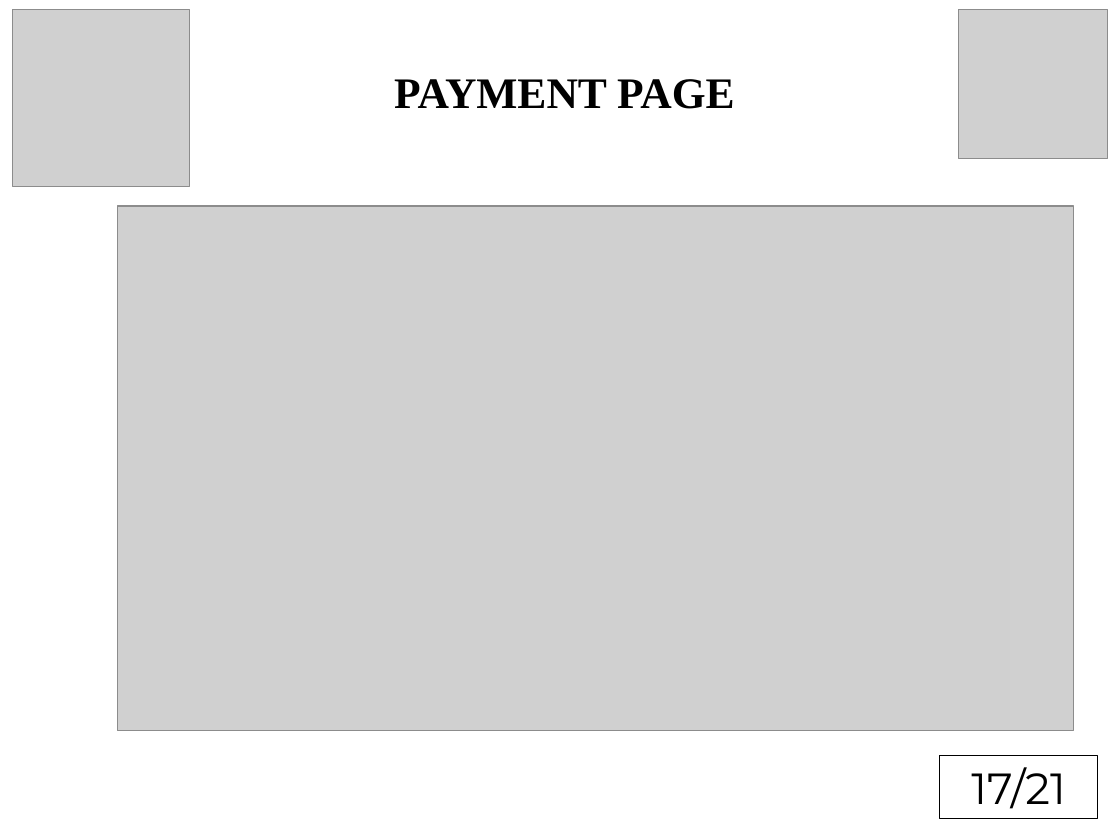
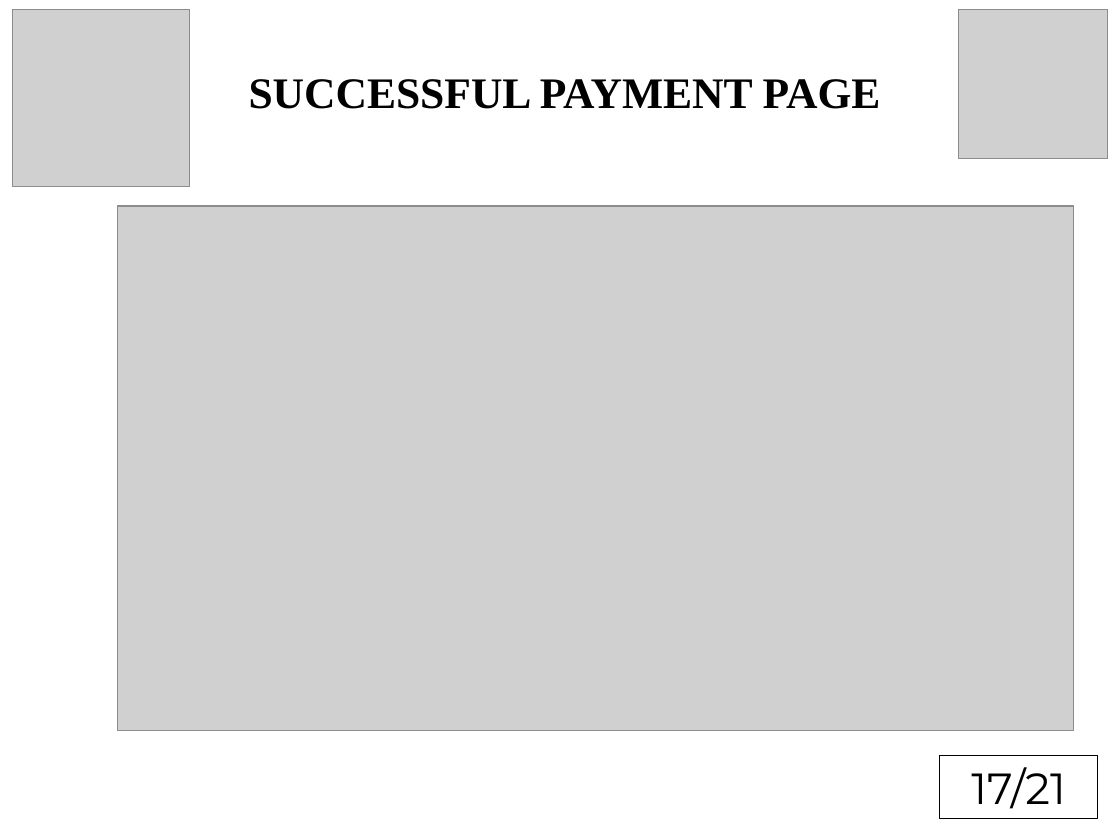
Before and after one commit to Striker1101/AutoDelovi, a slide deck: slide 17 of presentationWebFinal (2).odp. Drawn at 1120x840 pixels with LibreOffice and Linux fonts; fonts in the diff are those of the drawing; grey boxes stand for pictures. Boxes give left, top, right and bottom in pixels: in the first picture for what was removed or moved away, otherwise in the second. Text is boxed around its words. In the diff, an @@ line names an element or a change of style, - is before the commit and + after.

```diff
--- a/presentationWebFinal (2).odp
+++ b/presentationWebFinal (2).odp
@@ title at [249, 79, 881, 109]: text changed @@
-PAYMENT PAGE
+SUCCESSFUL PAYMENT PAGE
```
Also in this commit, not shown: 1 other slide changed, 2 other files.
